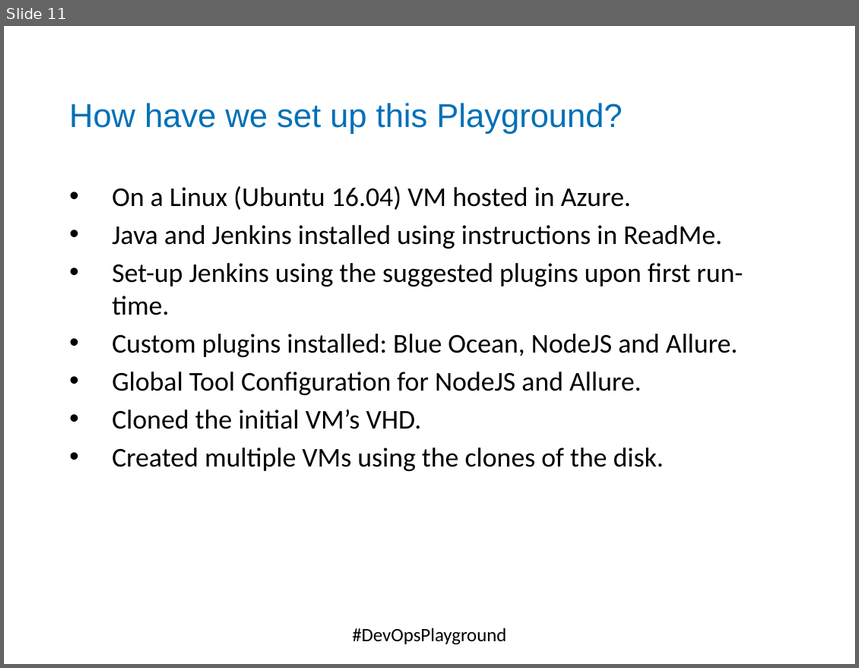
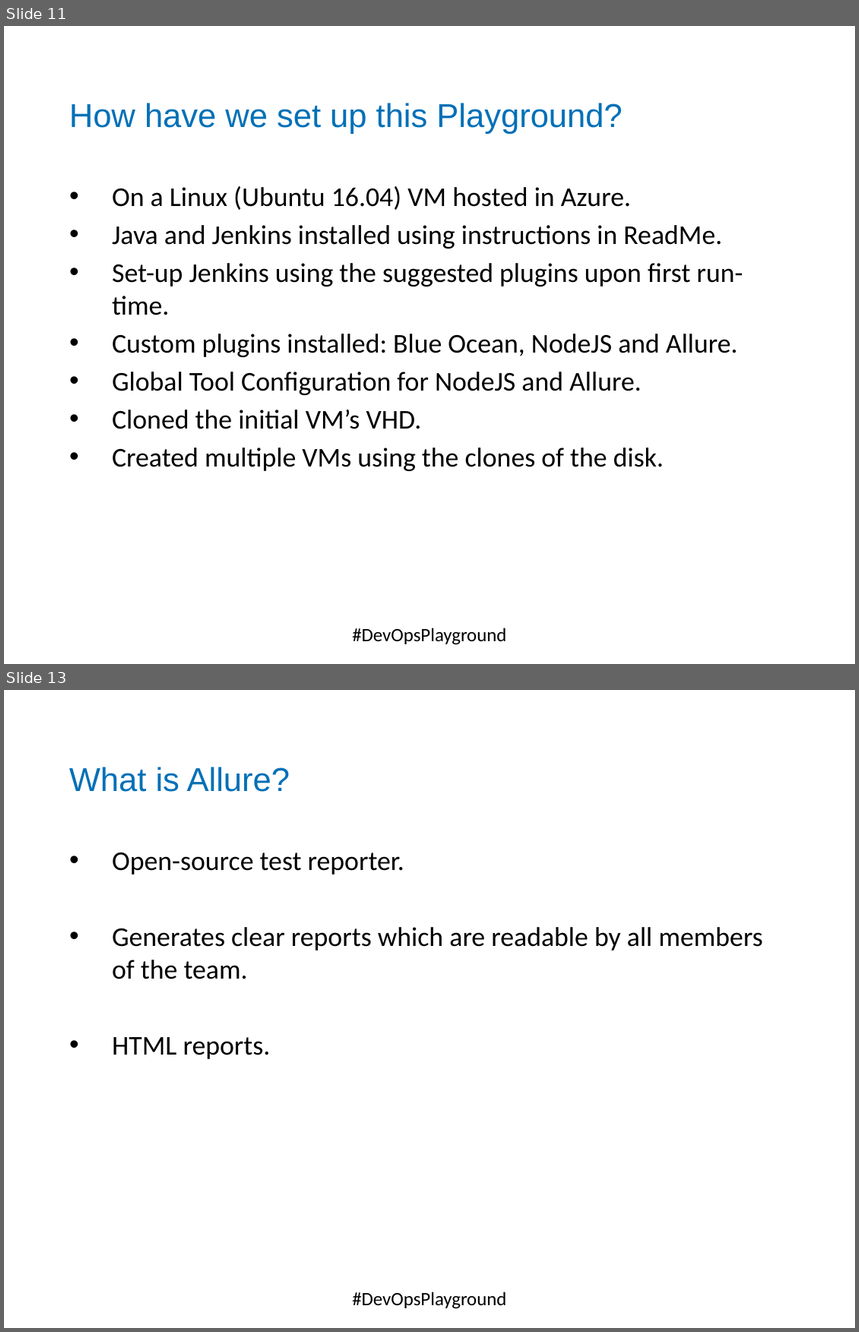
Before and after one commit to DevOpsPlayground/Hands-on-with-Continuous-Testing-using-Jenkins-and-Zalenium, a slide deck: ZaleniumJenkins.pptx. Shown one above the other, each under a label of ours: slide 11 before the commit, slides 11 and 13 after it; the slides between them are not shown. The pictures are 859x668 and 859x1332 pixels, drawn with LibreOffice and Linux fonts; fonts in the diff are those of the drawing; background and template pictures are left out. Boxes give left, top, right and bottom in pixels: in the first picture for what was removed or moved away, otherwise in the second. Text is boxed around its words. In the diff, an @@ line names an element or a change of style, - is before the commit and + after.

```diff
--- a/ZaleniumJenkins.pptx
+++ b/ZaleniumJenkins.pptx
@@ slide 13 added at [4,690,855,1328], background #FFFFFF; not listed: 1 template element that a slide beside it also shows @@
@@ text added at [69,767,290,792], 28 pt, text #0070B7 @@
+What is Allure?
@@ text added at [112,852,763,1059], 23 pt, text #000000 @@
+• Open-source test reporter.
+• Generates clear reports which are readable by all members of the team.
+• HTML reports.
@@ text added at [352,1292,506,1309], 16 pt, text #000000 @@
+#DevOpsPlayground
```
Also in this commit, not shown: 1 slide changed, 1 other slide added, 3 other files.
